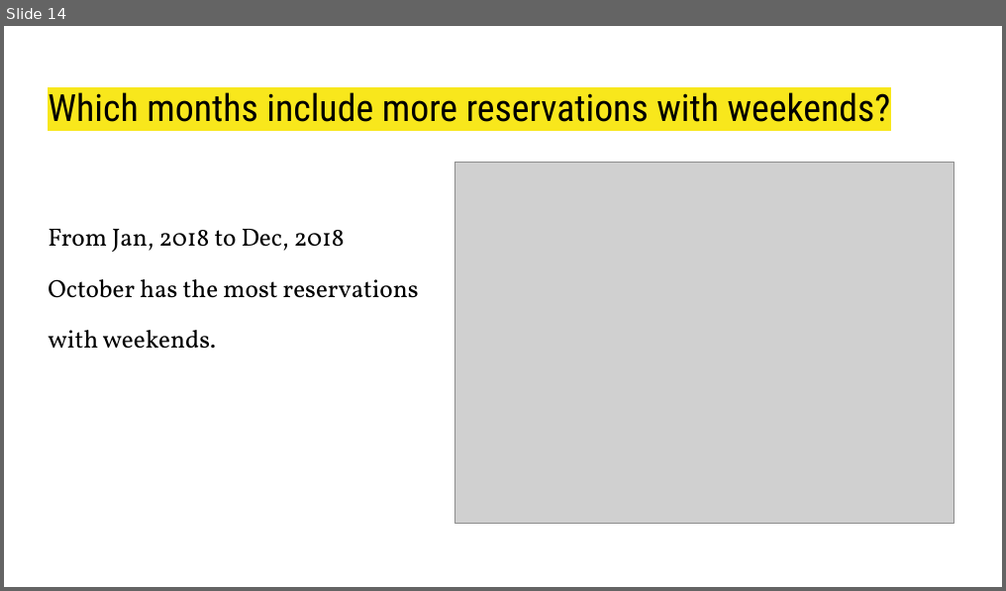
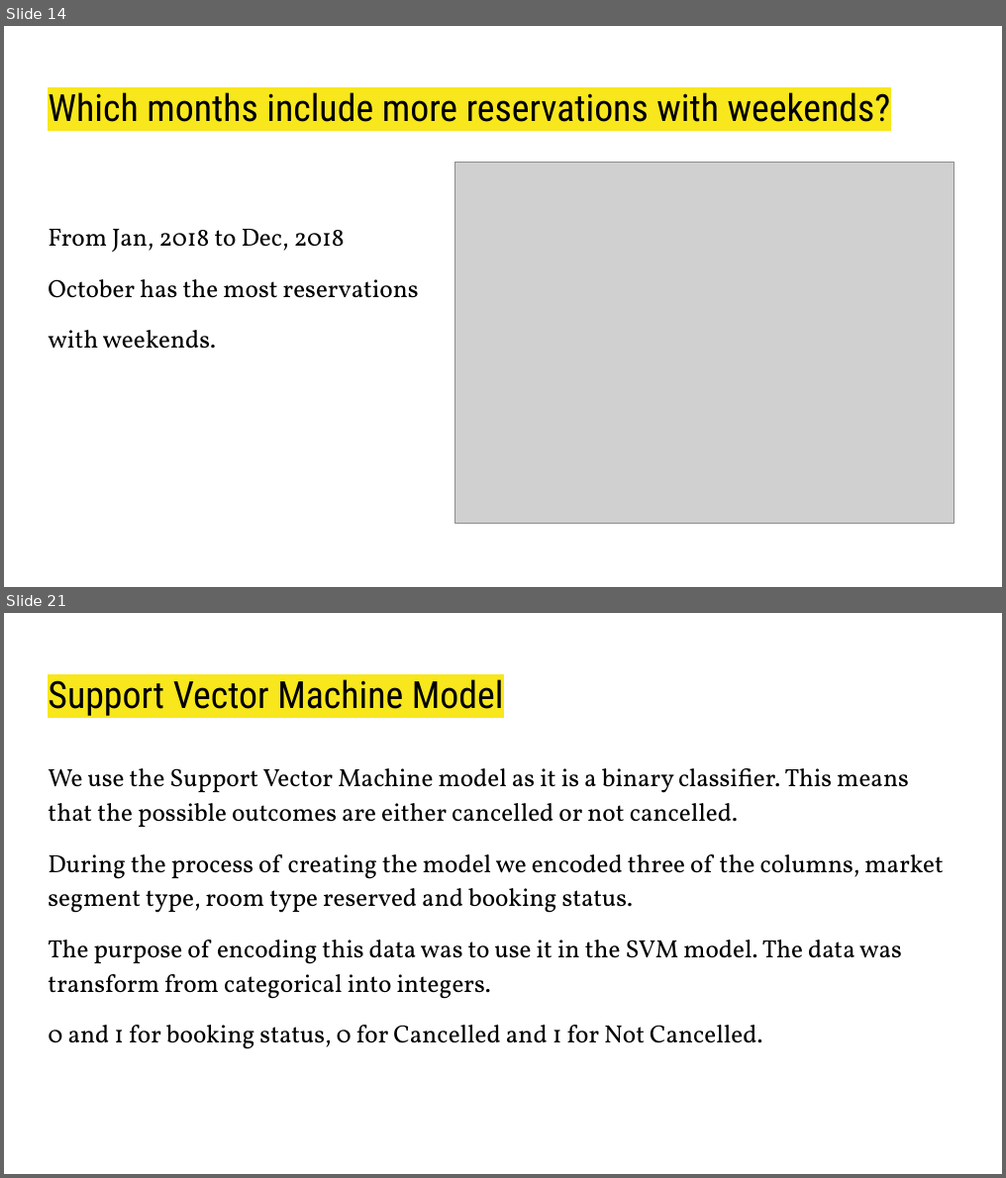
Before and after one commit to domivillacis/Hotel_reservations_analysis, a slide deck: Hotel_Reservations.pptx. Shown one above the other, each under a label of ours: slide 14 before the commit, slides 14 and 21 after it; the slides between them are not shown. The pictures are 1006x591 and 1006x1178 pixels, drawn with LibreOffice and Linux fonts; fonts in the diff are those of the drawing; grey boxes stand for pictures. Boxes give left, top, right and bottom in pixels: in the first picture for what was removed or moved away, otherwise in the second. Text is boxed around its words. In the diff, an @@ line names an element or a change of style, - is before the commit and + after.

```diff
--- a/Hotel_Reservations.pptx
+++ b/Hotel_Reservations.pptx
@@ slide 21 added at (4, 613, 1002, 1174), background #FFFFFF @@
@@ title added at (48, 679, 504, 716), 27 pt, text #000000 @@
+Support Vector Machine Model
@@ text added at (48, 768, 944, 1050), 18 pt, text #000000 @@
+We use the Support Vector Machine model as it is a binary classifier. This means that the possible outcomes are either cancelled or not cancelled.
+During the process of creating the model we encoded three of the columns, market segment type, room type reserved and booking status.
+The purpose of encoding this data was to use it in the SVM model. The data was transform from categorical into integers.
+0 and 1 for booking status, 0 for Cancelled and 1 for Not Cancelled.
```
Also in this commit, not shown: 2 slides changed, 10 other slides added.
